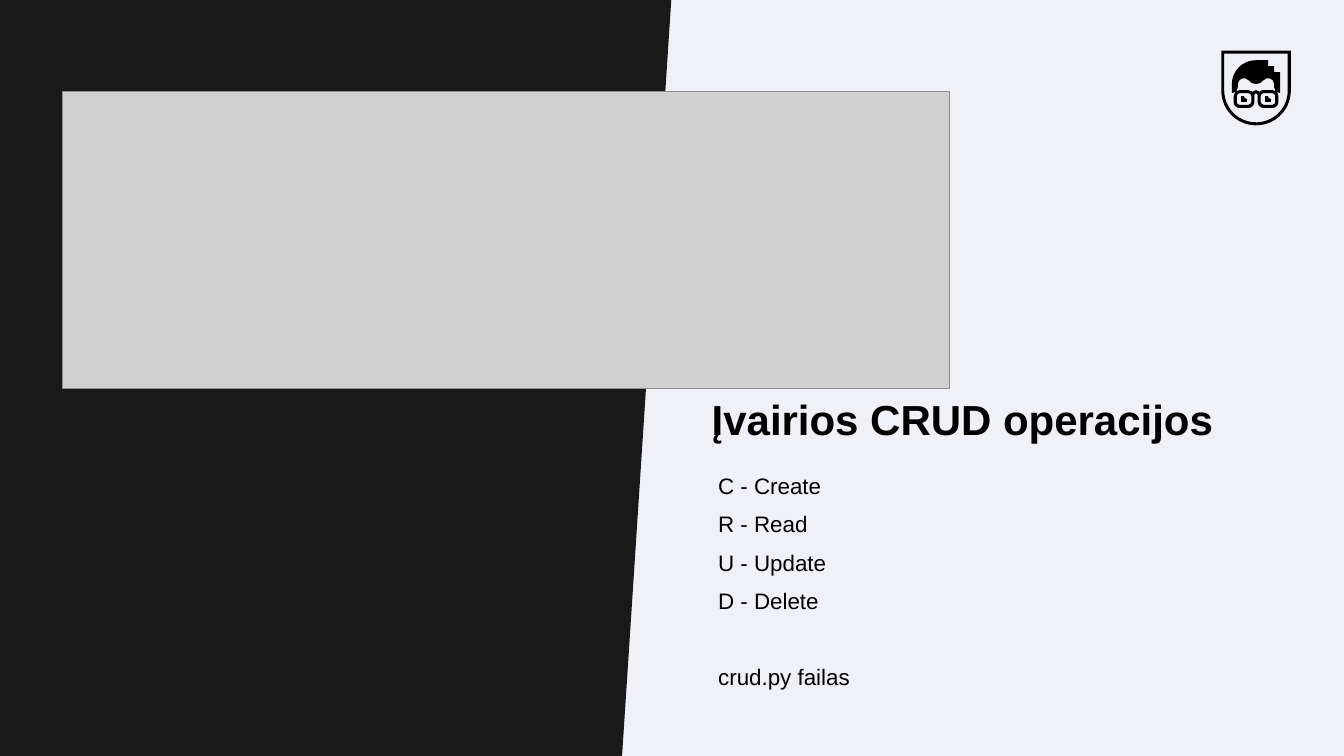
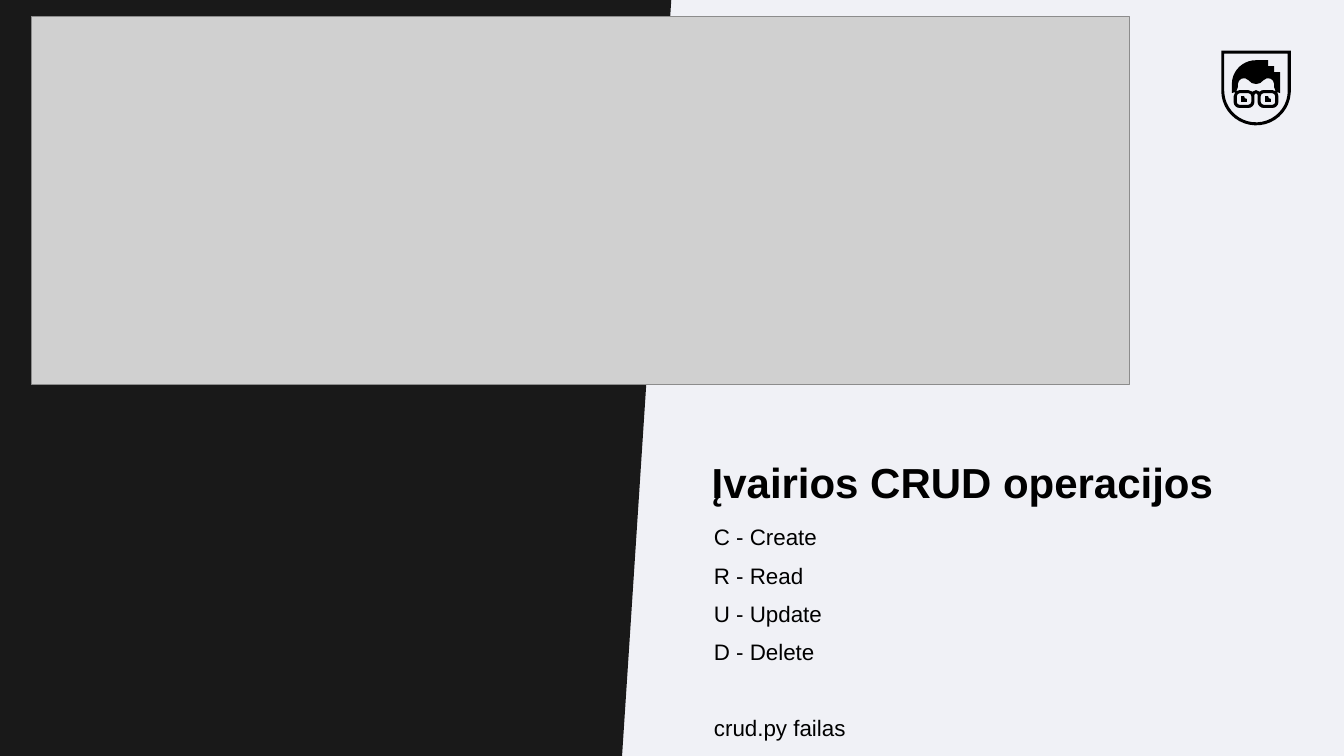
Before and after one commit to MantsSk/CA_Python, a slide deck: slide 22 of Skaidres/14_paskaita (Flask (įžanga)).pptx. Drawn at 1344x756 pixels with LibreOffice and Linux fonts; fonts in the diff are those of the drawing; grey boxes stand for pictures. Boxes give left, top, right and bottom in pixels: in the first picture for what was removed or moved away, otherwise in the second. Text is boxed around its words. In the diff, an @@ line names an element or a change of style, - is before the commit and + after.

```diff
--- a/Skaidres/14_paskaita (Flask (įžanga)).pptx
+++ b/Skaidres/14_paskaita (Flask (įžanga)).pptx
@@ picture: place and size @@
-picture at <box>63,92,949,389</box>
+picture at <box>31,16,1129,385</box>
@@ text "Įvairios CRUD operacijos": place and size @@
-text "Įvairios CRUD operacijos" at <box>712,404,1213,444</box>
+text "Įvairios CRUD operacijos" at <box>712,467,1213,506</box>
@@ text "C - Create": place and size @@
-text "C - Create" at <box>718,478,850,690</box>
+text "C - Create" at <box>714,529,845,741</box>
```
Also in this commit, not shown: 15 other slides changed, 3 other files.
